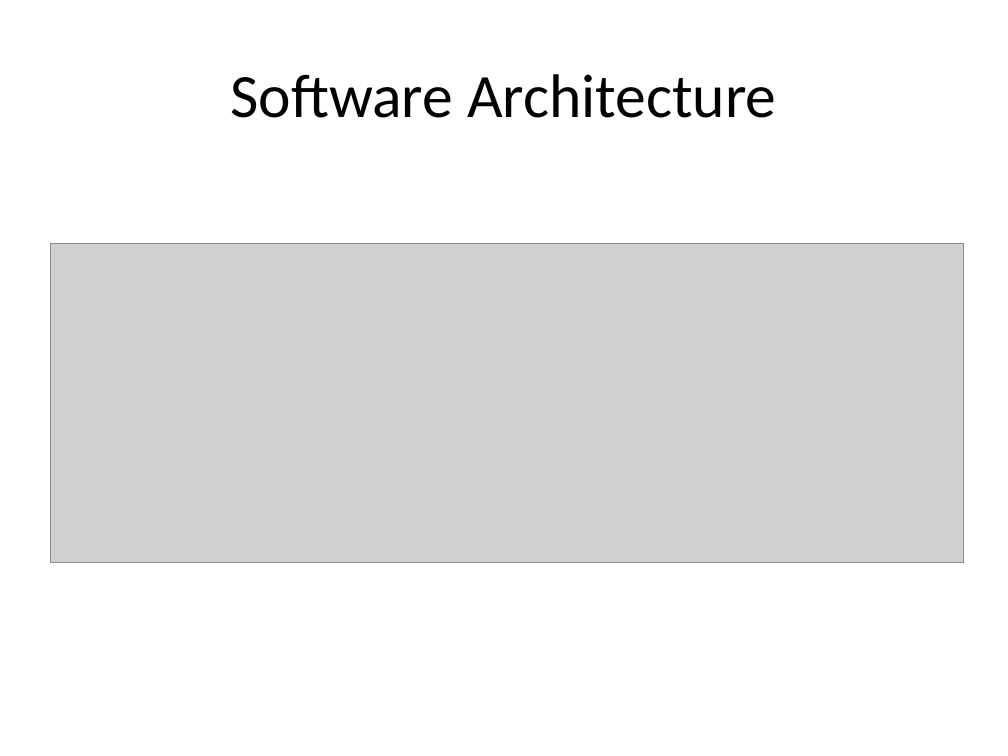
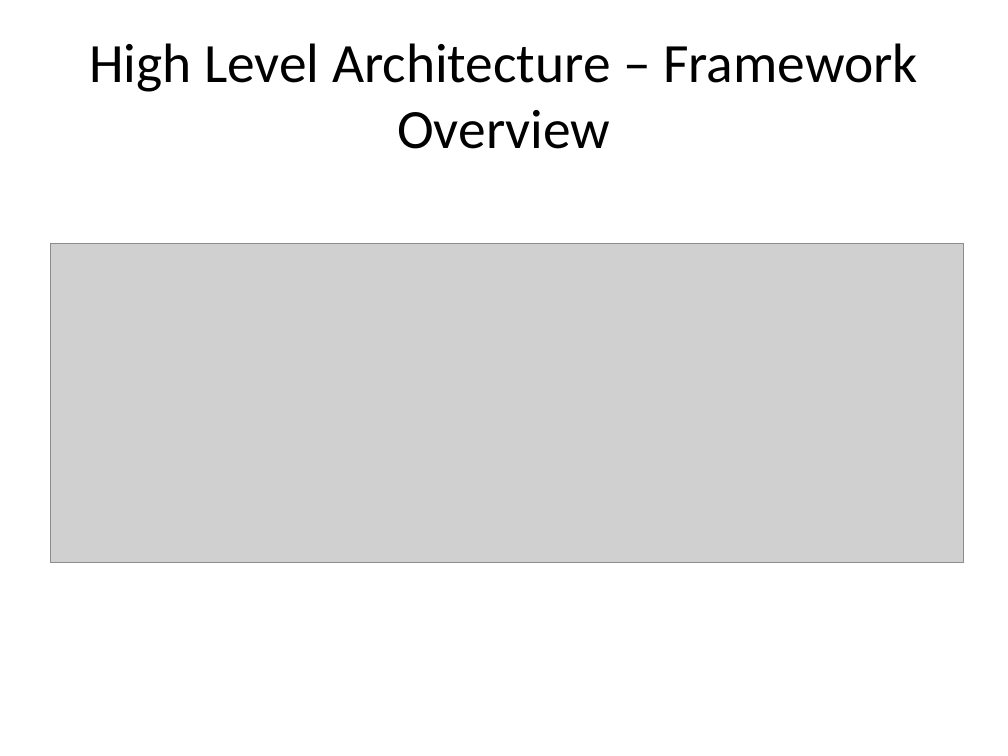
Before and after one commit to imireasa/mtech-se18-t08s, a slide deck: slide 4 of docs/W-9 Working Document/W-9.3 Presentation Slides/Phase1/System Architecture.pptx (slide 3 before the commit). Drawn at 1008x756 pixels with LibreOffice and Linux fonts; fonts in the diff are those of the drawing; grey boxes stand for pictures. Boxes give left, top, right and bottom in pixels: in the first picture for what was removed or moved away, otherwise in the second. Text is boxed around its words. In the diff, an @@ line names an element or a change of style, - is before the commit and + after.

```diff
--- a/docs/W-9 Working Document/W-9.3 Presentation Slides/Phase1/System Architecture.pptx
+++ b/docs/W-9 Working Document/W-9.3 Presentation Slides/Phase1/System Architecture.pptx
@@ title at (89, 43, 918, 149): text changed; size 44 to 39.6 pt @@
-Software Architecture
+High Level Architecture – Framework Overview
```
Also in this commit, not shown: 1 other slide changed, 1 slide added.
